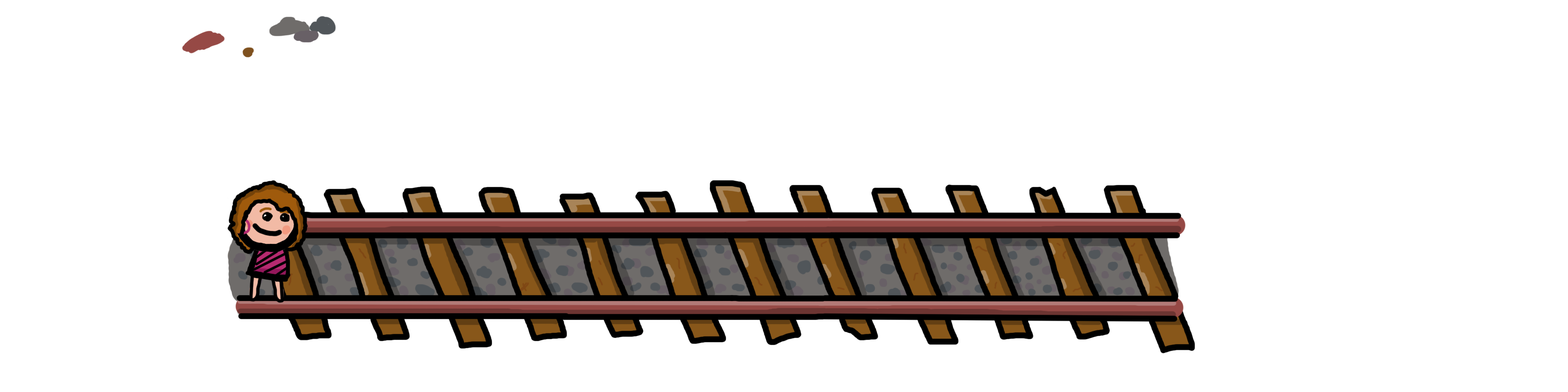
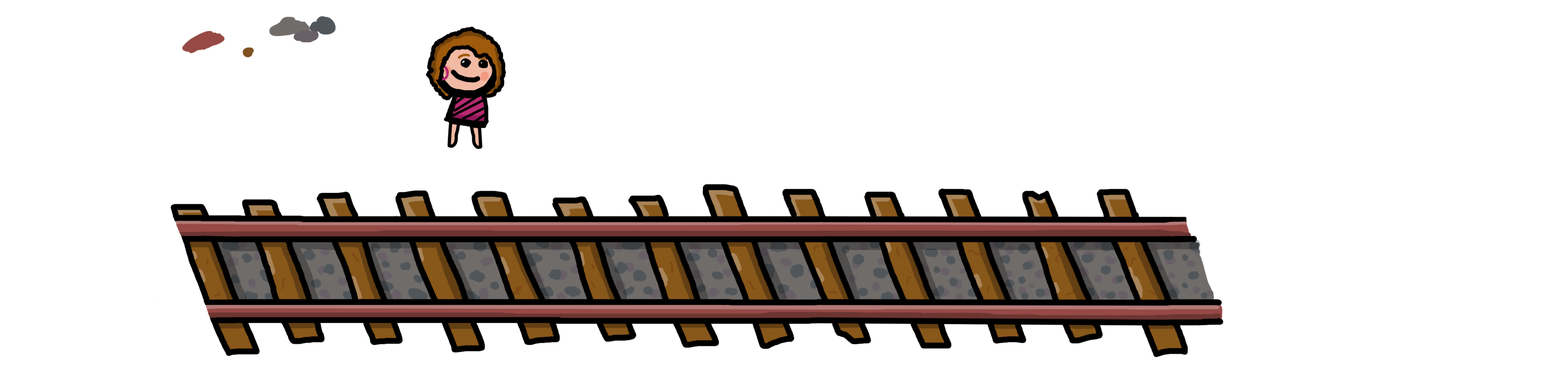
Comparing the layer stacks of the two w=1568, h=392 images. Changes:
painted on "person" over box(227, 26, 513, 304)
painted on "outline 15px" over box(172, 211, 1224, 327)
painted on "highlight 12px" over box(174, 215, 1221, 311)
painted on "shadow 17pt" over box(178, 225, 1222, 324)
painted on "gleise 50+" over box(175, 213, 1223, 324)
painted on "outline 15" over box(170, 179, 1196, 358)
painted on "shadow 15" over box(187, 210, 1185, 330)
painted on "highlight 15" over box(175, 183, 1151, 301)
painted on "kracks 4px" over box(205, 240, 1164, 298)
painted on "bg 60px" over box(157, 181, 1191, 354)
painted on "shadow 25" over box(211, 232, 1201, 309)
painted on "stone_dark" over box(215, 233, 1209, 304)
painted on "stone_bright" over box(219, 235, 1215, 302)
painted on "bg" over box(201, 225, 1220, 313)
